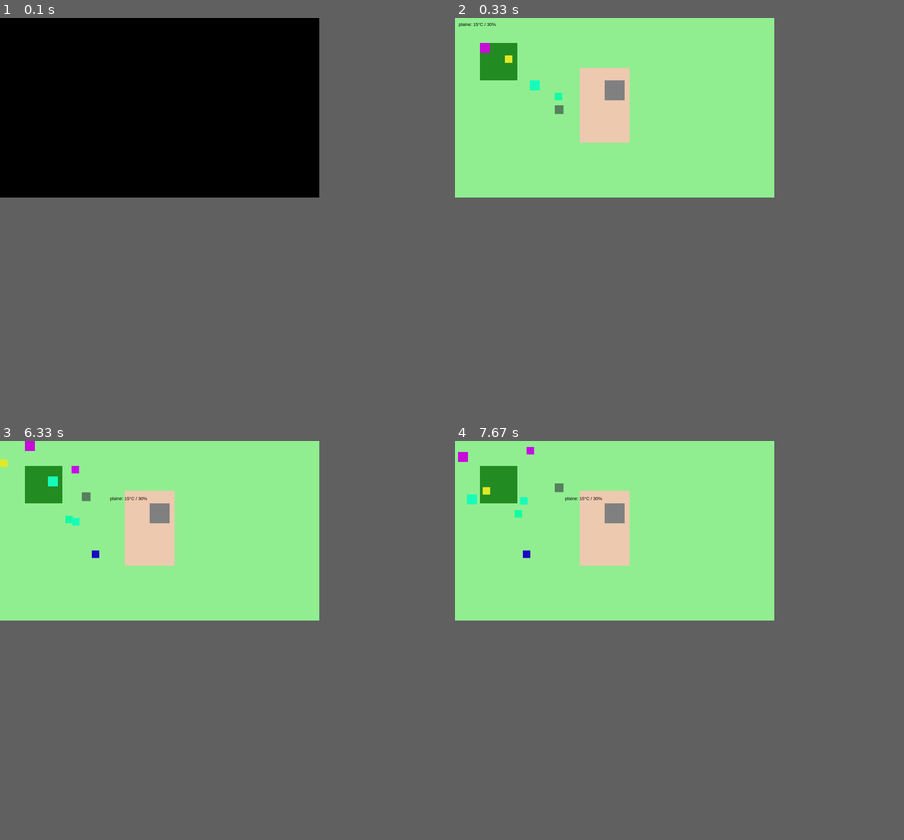
Above: before the commit, frames 1-4 (two rows, left to right).
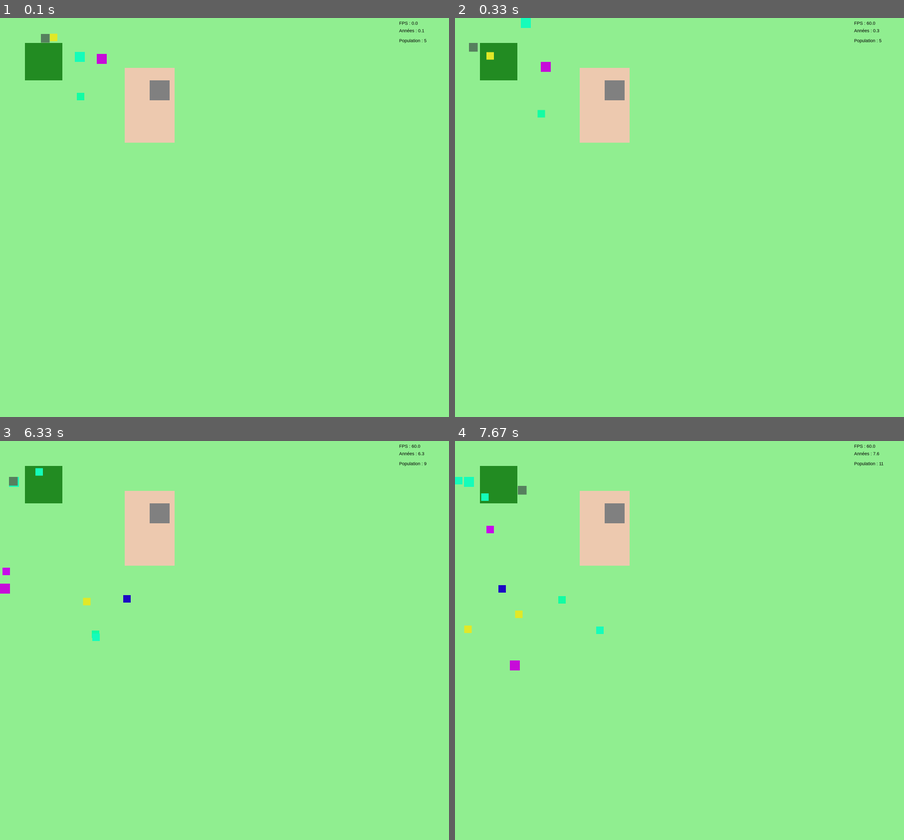
Above: after the commit, the same moments.

Repository: mea-me/ProjetS2-2026-CMI
Game: pygame game, started from src/prototypePy/main.py
The game is run twice, just before and just after one commit, with the same random seed, the same clock (stepped at 60 frames per second) and the same inputs.
Inputs (mouse positions are in pixels of both pictures, inside the frame that each line leads up to):
- Up to frame 1 (0.1 s): no input
- Up to frame 2 (0.33 s): no input
- Up to frame 3 (6.33 s): tap Enter at 0.33 s; click (107, 492) at 1.72 s
- Up to frame 4 (7.67 s): no input
The window is 640x360 before the commit and 900x800 after it. Grey fills any space a smaller window leaves; there, only what the larger window draws over its background counts as a difference.

The runs differ from the first frame. In frame 1, 32% of the frame differs, in the area x 0-95%, y 0-45%; in frame 2, 0.6%; in frame 3, 0.7%; in frame 4, 0.9%.

Commit message:
FIX
Co-authored-by: bilboli-univ <bilboli-univ@users.noreply.github.com>

Diff:
--- a/src/prototypePy/main.py
+++ b/src/prototypePy/main.py
@@ -14,7 +14,8 @@
 
 # Setup écran
 info = pygame.display.Info()
-W, H = info.current_w, info.current_h
+W, H = 1800, 1600
+#info.current_w, info.current_h
 # Pour tester sans être en plein écran total bloquant :
 screen = pygame.display.set_mode((W, H), pygame.RESIZABLE)
 pygame.display.set_caption("NeoRiza | Simulateur d’Évolution Biologique")
@@ -23,6 +24,7 @@
 framerate = 60
 clock = pygame.time.Clock()
 dt = clock.tick(framerate)
+age = 0
 
 font = pygame.font.SysFont("Arial", 18)
 world = WorldMap(W, H)
@@ -34,18 +36,21 @@
 world.add_zone("desert", 500, 200, 200, 300)    # Désert à droite
 world.add_zone("montagne", 600, 250, 80, 80)    # Montagne DANS le désert
 
-#Création de grenouille
+#Création de grenouille-----------------------------------------------------------------
 Population = Livings()
 Froggy = Individu(400, 300, 30)  # position + taille
 Froggy.craft_individu()
 Population.add_individu(Froggy)
-grenouilles = [Individu(100, 100, 40),
-               Individu(200, 150, 30),
-               Individu(300, 250, 40),
-               Individu(400, 350, 35)]
+grenouilles = [Individu(300, 100, 40),
+               Individu(200, 100, 30),
+               Individu(300, 100, 40),
+               Individu(200, 100, 35)]
 for g in grenouilles:
         g.craft_individu()
         Population.add_individu(g)
+#---------------------------------------------------------------------------------------
+
+paused = False
 running = True
 
 while running:
@@ -53,19 +58,28 @@
         if event.type == pygame.QUIT:
             running = False
 
+        if event.type == pygame.KEYDOWN: #mettre en pause appuyant sur entré
+            if event.key == pygame.K_RETURN:
+                paused = not(paused)
+
         if event.type == pygame.MOUSEBUTTONDOWN:
             mx, my = pygame.mouse.get_pos()
             temp, hum, nom = world.get_infos_at(mx, my)
             print(f"Zone: {nom.upper()} | Temp: {temp}°C | Hum: {hum}%")
 
+        if paused:
+            continue
+            pygame.display.flip()
+            clock.tick(60)
+
     # 2. Dessin
     world.paint(screen)
 
     # (Optionnel) Afficher le climat sous la souris en temps réel
-    mx, my = pygame.mouse.get_pos()
-    temp, hum, nom = world.get_infos_at(mx, my)
-    text_surf = font.render(f"{nom}: {temp}°C / {hum}%", True, (0, 0, 0))
-    screen.blit(text_surf, (mx + 10, my + 10))
+    #mx, my = pygame.mouse.get_pos()
+    #temp, hum, nom = world.get_infos_at(mx, my)
+    #text_surf = font.render(f"{nom}: {temp}°C / {hum}%", True, (0, 0, 0))
+    #screen.blit(text_surf, (mx + 10, my + 10))
 
     # on dessine la grenouille =)
     for g in Population.populations:
@@ -74,7 +88,21 @@
 
     Population.update(W,H)
 
-    time.sleep(0.2)
+    # infos
+    fps = round(clock.get_fps(),2)
+    fps_texte = font.render(f"FPS : {fps}", True, (0, 0, 0))
+    screen.blit(fps_texte, (W-200, 10))
+
+    age += 1/60
+    age_texte = font.render(f"Années : {round(age, 1)}", True, (0, 0, 0))
+    screen.blit(age_texte, (W-200, 40))
+
+    nbIndiv = len(Population.populations)
+    nbIndiv_texte = font.render(f"Population : {nbIndiv}", True, (0, 0, 0))
+    screen.blit(nbIndiv_texte, (W-200, 80))
+
+    #time.sleep(0.2)
     pygame.display.flip()
     clock.tick(60)
+
 pygame.quit()
--- a/src/prototypePy/structures/__init__.py
+++ b/src/prototypePy/structures/__init__.py
@@ -1,3 +1,3 @@
 #Même vide, ce fichier dit à Python :
 #➡️ “Ce dossier est un module importable”.
-#D'après copilots
+#D'après copilot
--- a/src/prototypePy/structures/individu.py
+++ b/src/prototypePy/structures/individu.py
@@ -10,7 +10,7 @@
         self.rect = pygame.Rect(x, y, size, size)
         self.age = 0
         self.energie = 100 # Par défaut
-        self.is_alive = True
+        self.alive = True
         self.genome = Genome()
 
         # Cooldown de collision
@@ -29,11 +29,11 @@
 
     def update(self):
         # c'est ça qu'on fera a chaque 'tick' de la clock pygame
-        self.age += 1/360
+        self.age += 1/60
         self.energie -= 0.1 * self.genome.get_val("taille") # Plus on est gros, plus on consomme
 
-        if self.energie <= 0:
-            self.is_alive = False #bleurgh
+        """if self.energie <= 0:
+            self.is_alive = False #bleurgh"""
 
     def draw(self,screen):
         pygame.draw.rect(screen, self.genome.get_val("couleur"), self.rect)
@@ -44,6 +44,11 @@
 
     def get_individu(self):
         pass
+
+    def is_alive(self):
+        if self.age >= 9:
+           return False
+        return True
 
     def collide_with(self,individu2):
         return self.rect.colliderect(individu2.rect)
@@ -57,7 +62,8 @@
         # Empêche automatiquement de sortir de l'écran
         self.rect.clamp_ip(pygame.display.get_surface().get_rect())
 
-
-
     def __repr__(self):
         return f"Individu :\n{repr(self.genome)}"  # la aussi c'est une idée
+
+    def __del__(self):
+        pass
--- a/src/prototypePy/structures/livings.py
+++ b/src/prototypePy/structures/livings.py
@@ -63,9 +63,9 @@
         return bébé
 
     def on_collision(self, ind1, ind2):
-            print("Collision entre", ind1, "et", ind2)
+        if ind1.age >= 3 and ind2.age >=3 :
             self.reproduction(ind1,ind2)
-            # reproduction, combat, échange génétique, etc.
+        # reproduction, combat, échange génétique, etc.
 
     def update(self, screen_width, screen_height):
         # Mettre à jour les cooldowns
@@ -80,6 +80,9 @@
         #Insérer tous les individus
         for ind in self.populations:
             quad.insert(ind)
+            ind.update()
+            if not(ind.is_alive()):
+                self.kill(ind)
 
         #  Gérer les interactions
         self.handle_collisions(quad)
@@ -104,3 +107,7 @@
                     # Activer cooldown pour les deux
                     ind.collision_cooldown = ind.collision_delay
                     other.collision_cooldown = other.collision_delay
+
+    def kill(self,ind):
+        self.populations.pop(self.populations.index(ind))
+        del ind
